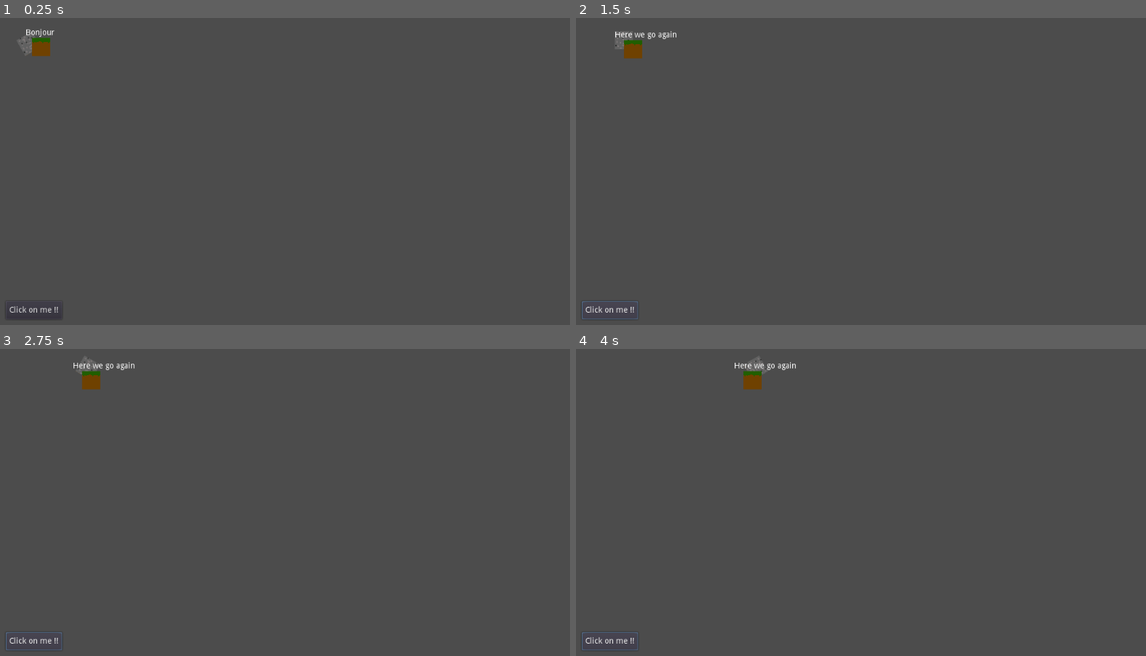
Above: before the commit, frames 1-4 (two rows, left to right).
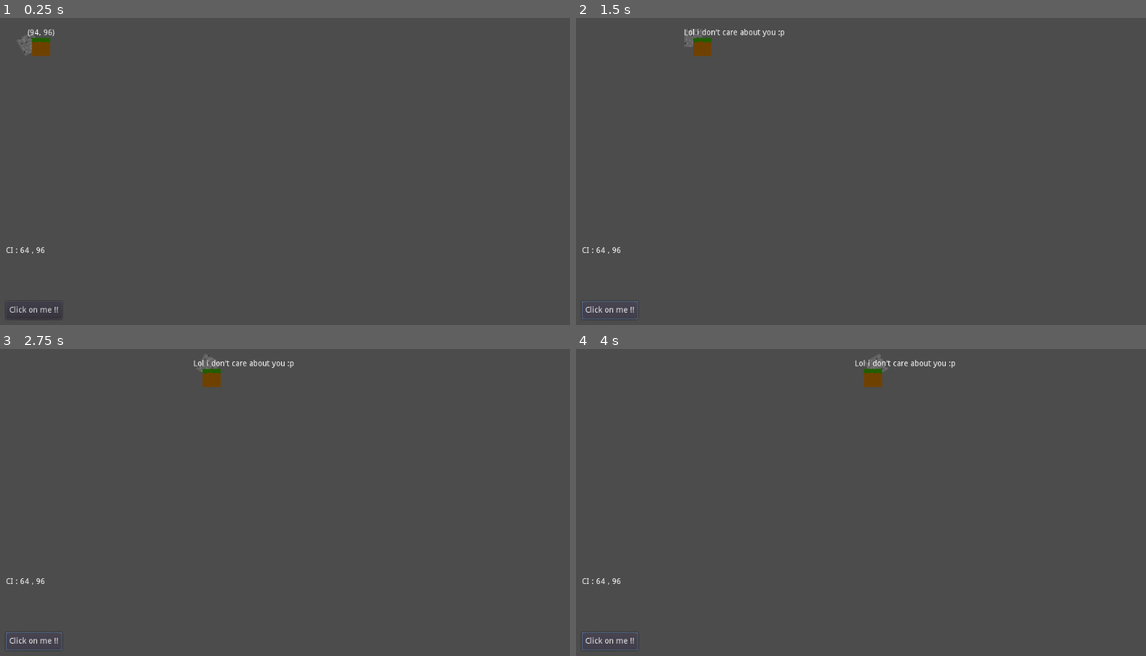
Above: after the commit, the same moments.

Repository: Florian-DELRIEU/Godot-Test
Game: Godot game, scene res://Scenes/MainNode.tscn
The game is run twice, just before and just after one commit, with the same random seed, the same clock (stepped at 60 frames per second) and the same inputs.
Inputs:
- Up to frame 1 (0.25 s): no input
- Up to frame 2 (1.5 s): click "Click on me !!" at 0.5 s; click "Click on me !!" at 1.25 s
- Up to frame 3 (2.75 s): click "Click on me !!" at 2 s
- Up to frame 4 (4 s): no input

The runs differ from the first frame. In frame 1, 0.1% of the frame differs, in the area x 1-10%, y 3-77%; in frame 2, 0.8%; in frame 3, 0.8%; in frame 4, 0.8%, in the area x 1-67%, y 2-77%.

Commit message:
export variables

Diff:
--- a/Scenes/MainNode.gd
+++ b/Scenes/MainNode.gd
@@ -2,18 +2,24 @@
 # onready is like in :func _ready:
 onready var parent = get_node("Parent") # = $Parent
 onready var enfant = get_node("Parent/Enfant") # = $Parent/Enfant
+onready var scene_label = get_node("SceneLabel")
 var time = 0
-var ci_pos = Vector2(100,100)
-var speed = 2
-var speed_rotate = 10
+export (int) var speed = 2
+export (int) var speed_rotate = 10
+var pressed = false
 
+func _ready():
+	var ci_x = parent.position.x
+	var ci_y = parent.position.y
+	scene_label.text = "CI : "+str(ci_x)+" , " +str(ci_y)
 
 func _process(delta):
 	time += delta
 	$Parent.position.x += speed
 	$Parent/Enfant.rotation_degrees += speed_rotate
+	if not pressed: $Parent/ParentLabel.text = str($Parent.position)
 
 
 func ButtonPressed():
-	$Parent/Label.text = "Here we go again"
-	$Parent.position = ci_pos
+	pressed = true
+	$Parent/ParentLabel.text = "Lol i don't care about you :p"
--- a/Scenes/MainNode.tscn
+++ b/Scenes/MainNode.tscn
@@ -20,7 +20,7 @@
 vframes = 3
 frame = 2
 
-[node name="Label" type="Label" parent="Parent"]
+[node name="ParentLabel" type="Label" parent="Parent"]
 margin_left = -32.0
 margin_top = -32.0
 margin_right = 32.0
@@ -41,4 +41,14 @@
 "_edit_use_anchors_": false
 }
 
+[node name="SceneLabel" type="Label" parent="."]
+margin_left = 32.0
+margin_top = 448.0
+margin_right = 128.0
+margin_bottom = 512.0
+text = "CI_ postion = ( ... , ... )"
+__meta__ = {
+"_edit_use_anchors_": false
+}
+
 [connection signal="pressed" from="Button" to="." method="ButtonPressed"]
